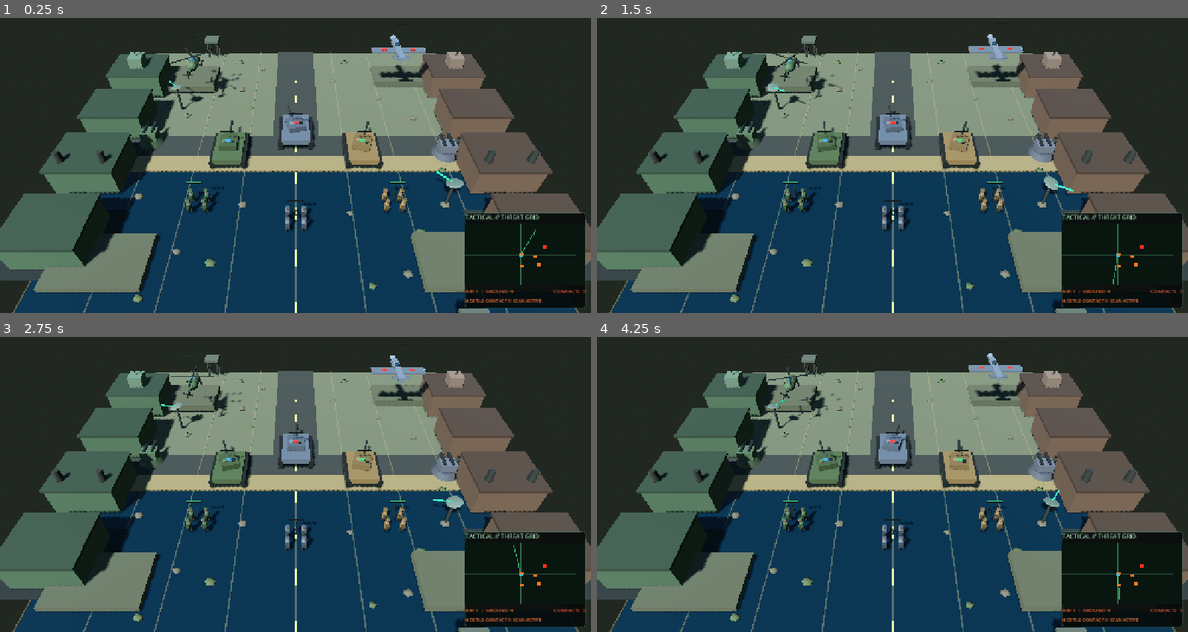
Above: before the commit, frames 1-4 (two rows, left to right).
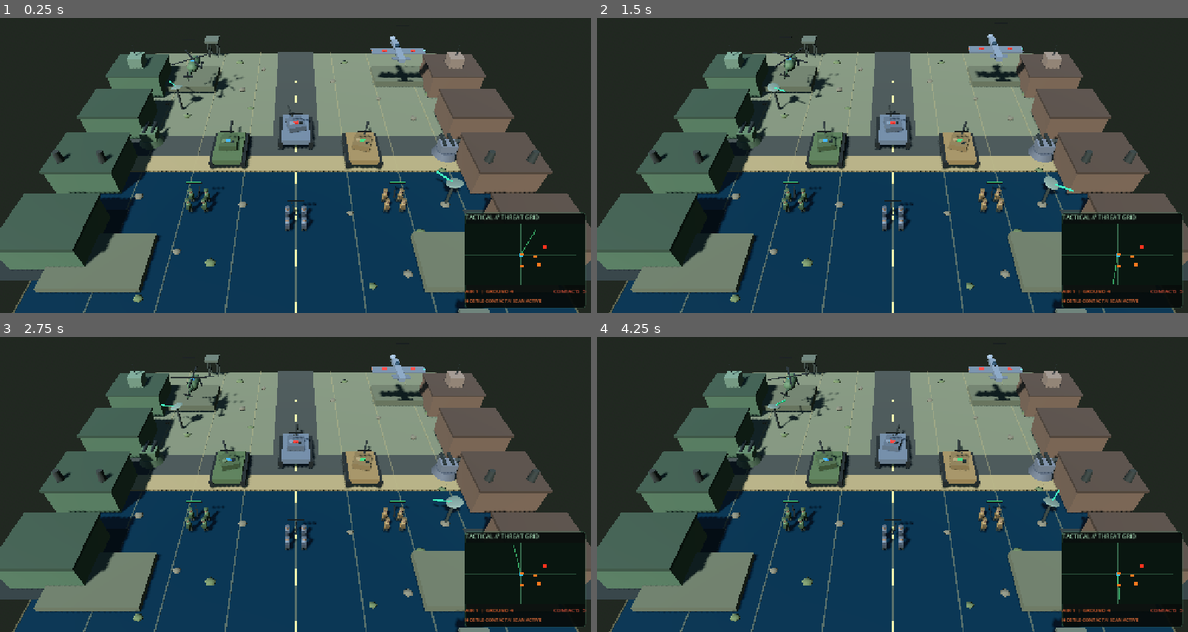
Above: after the commit, the same moments.

Repository: Jamalalbaroty/storm-generals-mobil
Game: Godot game, scene res://prototype_3d/battlefield_3d.tscn
The game is run twice, just before and just after one commit, with the same random seed, the same clock (stepped at 60 frames per second) and the same inputs. This scene is started directly instead of the project's main scene.
Inputs (mouse positions are in pixels of both pictures, inside the frame that each line leads up to):
- Up to frame 1 (0.25 s): no input
- Up to frame 2 (1.5 s): move the mouse to (1022, 130) at 0.52 s; click (1022, 130) at 0.67 s; drag from (774, 162) to (862, 212) at 1.27 s
- Up to frame 3 (2.75 s): move the mouse to (354, 393) at 2.02 s; click (354, 393) at 2.17 s
- Up to frame 4 (4.25 s): drag from (862, 531) to (715, 416) at 2.77 s; move the mouse to (1069, 516) at 3.52 s; click (1069, 516) at 3.67 s

The runs differ from the first frame. In frame 1, 0.4% of the frame differs, in the area x 29-73%, y 5-27%; in frame 2, 0.3%; in frame 3, 0.3%; in frame 4, 0.4%.

Commit message:
Arrange mixed unit groups by tactical role
* Arrange mixed group formations by tactical unit role

* Test role-aware mixed group formation ordering

* Fit role-aware formation offsets to arena edges

* Assert mixed unit formation order along forward axis

Diff:
--- a/prototype_3d/battlefield_3d.gd
+++ b/prototype_3d/battlefield_3d.gd
@@ -2257,8 +2257,8 @@
 				forward = forward.normalized()
 			var formation_spacing := _group_formation_spacing(valid_units)
 			var formation_offsets: Array[Vector3] = []
-			for index in range(valid_units.size()):
-				formation_offsets.append(_group_formation_offset(index, valid_units.size(), forward, formation_spacing))
+			for friendly in valid_units:
+				formation_offsets.append(_group_formation_offset_for_unit(friendly, valid_units, forward, formation_spacing))
 			var formation_destination := _fit_group_formation_to_arena(selected_destination, formation_offsets)
 			for index in range(valid_units.size()):
 				var friendly := valid_units[index]
@@ -2306,6 +2306,44 @@
 			unit_spacing = 10.5
 		spacing = maxf(spacing, unit_spacing)
 	return spacing
+
+
+
+func _group_formation_role(unit: Node3D) -> int:
+	var unit_type := str(unit.get_meta("unit_type", "tank")) if is_instance_valid(unit) else "tank"
+	if unit_type == "artillery":
+		return 0 # Fire-support line stays behind the main force.
+	if unit_type in ["infantry", "builder", "marine"]:
+		return 1 # Foot soldiers and builders occupy the center line.
+	if unit_type in ["helicopter", "fighter"]:
+		return 3 # Aircraft take the forward air-support lane.
+	return 2 # Armor and other direct-combat units form the front line.
+
+
+func _group_formation_offset_for_unit(unit: Node3D, units: Array[Node3D], forward: Vector3, spacing: float) -> Vector3:
+	var role := _group_formation_role(unit)
+	var role_index := 0
+	var role_count := 0
+	for candidate in units:
+		if not is_instance_valid(candidate) or _group_formation_role(candidate) != role:
+			continue
+		if candidate == unit:
+			role_index = role_count
+		role_count += 1
+	var count := maxi(1, role_count)
+	var columns := mini(3, count)
+	var rows := int(ceil(float(count) / float(columns)))
+	var row := int(role_index / columns)
+	var column := role_index % columns
+	var direction := Vector3(forward.x, 0.0, forward.z)
+	if direction.length_squared() < 0.0001:
+		direction = Vector3.FORWARD
+	else:
+		direction = direction.normalized()
+	var right := Vector3(direction.z, 0.0, -direction.x)
+	var lateral := (float(column) - float(columns - 1) * 0.5) * spacing
+	var depth := (float(role - 1) + float(row) - float(rows - 1) * 0.5) * spacing
+	return right * lateral + direction * depth
 
 
 func _group_formation_offset(index: int, unit_count: int, forward: Vector3, spacing: float = 2.6) -> Vector3:
--- a/prototype_3d/smoke_test.gd
+++ b/prototype_3d/smoke_test.gd
@@ -154,8 +154,10 @@
 		return
 	group_tank.set_meta("source_team", "player")
 	group_tank.set_meta("source_unit_key", "player|mobile-test|tank")
+	group_tank.set_meta("unit_type", "tank")
 	group_infantry.set_meta("source_team", "player")
 	group_infantry.set_meta("source_unit_key", "player|mobile-test|infantry")
+	group_infantry.set_meta("unit_type", "infantry")
 	group_enemy.set_meta("source_team", "enemy")
 	group_enemy.set_meta("source_unit_key", "enemy|mobile-test|tank")
 	var issued_orders: Array[Dictionary] = []
@@ -189,6 +191,27 @@
 		push_error("Mixed group movement orders overlapped instead of using formation offsets")
 		quit(1)
 		return
+
+
+	# Mixed formations must place artillery behind infantry and armor ahead of both.
+	var role_artillery := Node3D.new()
+	var role_infantry := Node3D.new()
+	var role_tank := Node3D.new()
+	var role_aircraft := Node3D.new()
+	role_artillery.set_meta("unit_type", "artillery")
+	role_infantry.set_meta("unit_type", "infantry")
+	role_tank.set_meta("unit_type", "tank")
+	role_aircraft.set_meta("unit_type", "helicopter")
+	var role_units: Array[Node3D] = [role_artillery, role_infantry, role_tank, role_aircraft]
+	var role_positions: Array[Vector3] = []
+	for role_unit in role_units:
+		role_positions.append(battlefield.call("_group_formation_offset_for_unit", role_unit, role_units, Vector3.FORWARD, 4.0))
+	if not (role_positions[0].dot(Vector3.FORWARD) < role_positions[1].dot(Vector3.FORWARD) and role_positions[1].dot(Vector3.FORWARD) < role_positions[2].dot(Vector3.FORWARD) and role_positions[2].dot(Vector3.FORWARD) < role_positions[3].dot(Vector3.FORWARD)):
+		push_error("Mixed formation did not arrange artillery, infantry, armor, and aircraft by tactical role")
+		quit(1)
+		return
+	for role_unit in role_units:
+		role_unit.free()
 
 	# Keep the entire formation inside arena bounds without distorting its spacing.
 	var edge_offsets: Array[Vector3] = []
